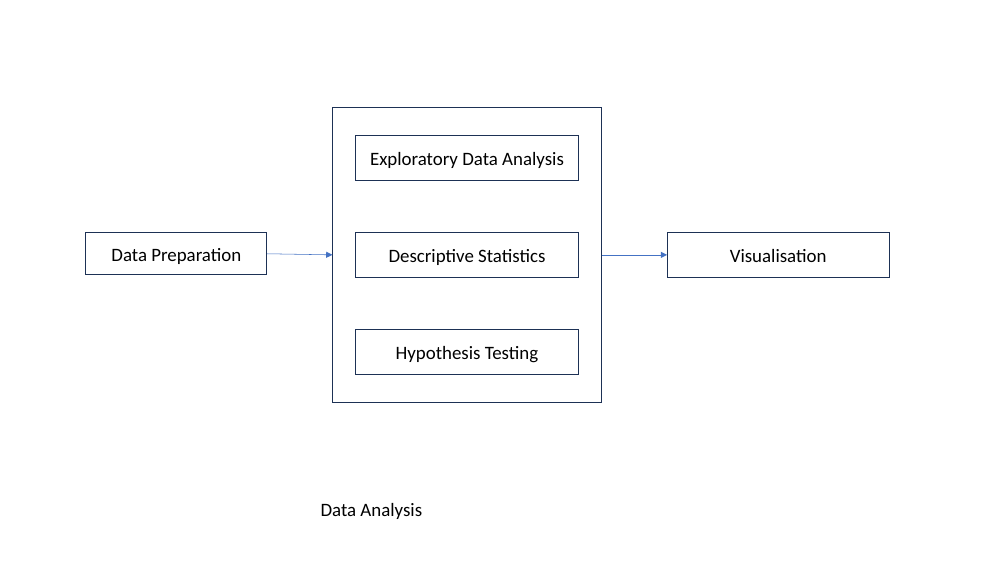
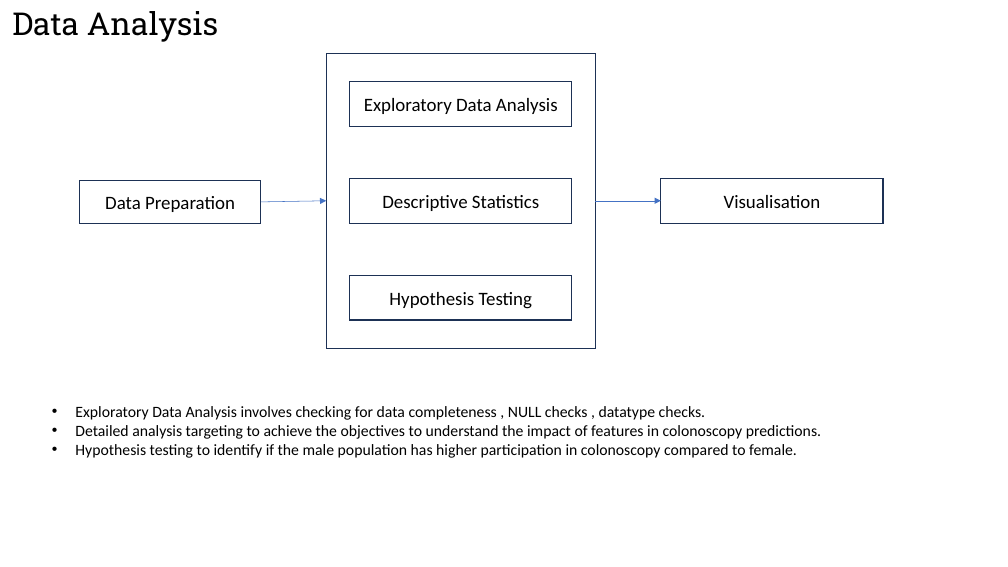
Before and after one commit to raku43/MScDACapstone, a slide deck: slide 7 of PPT_Msc_Capstone.pptx (slide 5 before the commit). Drawn at 1008x567 pixels with LibreOffice and Linux fonts; fonts in the diff are those of the drawing. Boxes give left, top, right and bottom in pixels: in the first picture for what was removed or moved away, otherwise in the second. Text is boxed around its words. In the diff, an @@ line names an element or a change of style, - is before the commit and + after.

```diff
--- a/PPT_Msc_Capstone.pptx
+++ b/PPT_Msc_Capstone.pptx
@@ text "Data Analysis": place and size @@
-text "Data Analysis" at bbox=[321, 503, 422, 519]
+text "Data Analysis" at bbox=[12, 11, 218, 42]
@@ text "Data Analysis" at bbox=[12, 11, 218, 42]: size 18 to 30 pt, font Calibri to Roboto Slab @@
@@ rectangle "Data Preparation": place and size @@
-rectangle "Data Preparation" at bbox=[86, 233, 268, 275]
+rectangle "Data Preparation" at bbox=[79, 181, 261, 223]
@@ 5 rectangles, 2 arrows: place and size @@
-5 rectangles, 2 arrows at bbox=[267, 107, 889, 402]
+5 rectangles, 2 arrows at bbox=[261, 54, 883, 349]
@@ text added at bbox=[75, 406, 821, 458], 15 pt, text #000000 @@
+• Exploratory Data Analysis involves checking for data completeness , NULL checks , datatype checks.
+• Detailed analysis targeting to achieve the objectives to understand the impact of features in colonoscopy predictions.
+• Hypothesis testing to identify if the male population has higher participation in colonoscopy compared to female.
```
Also in this commit, not shown: 5 other slides changed, 4 slides added.
